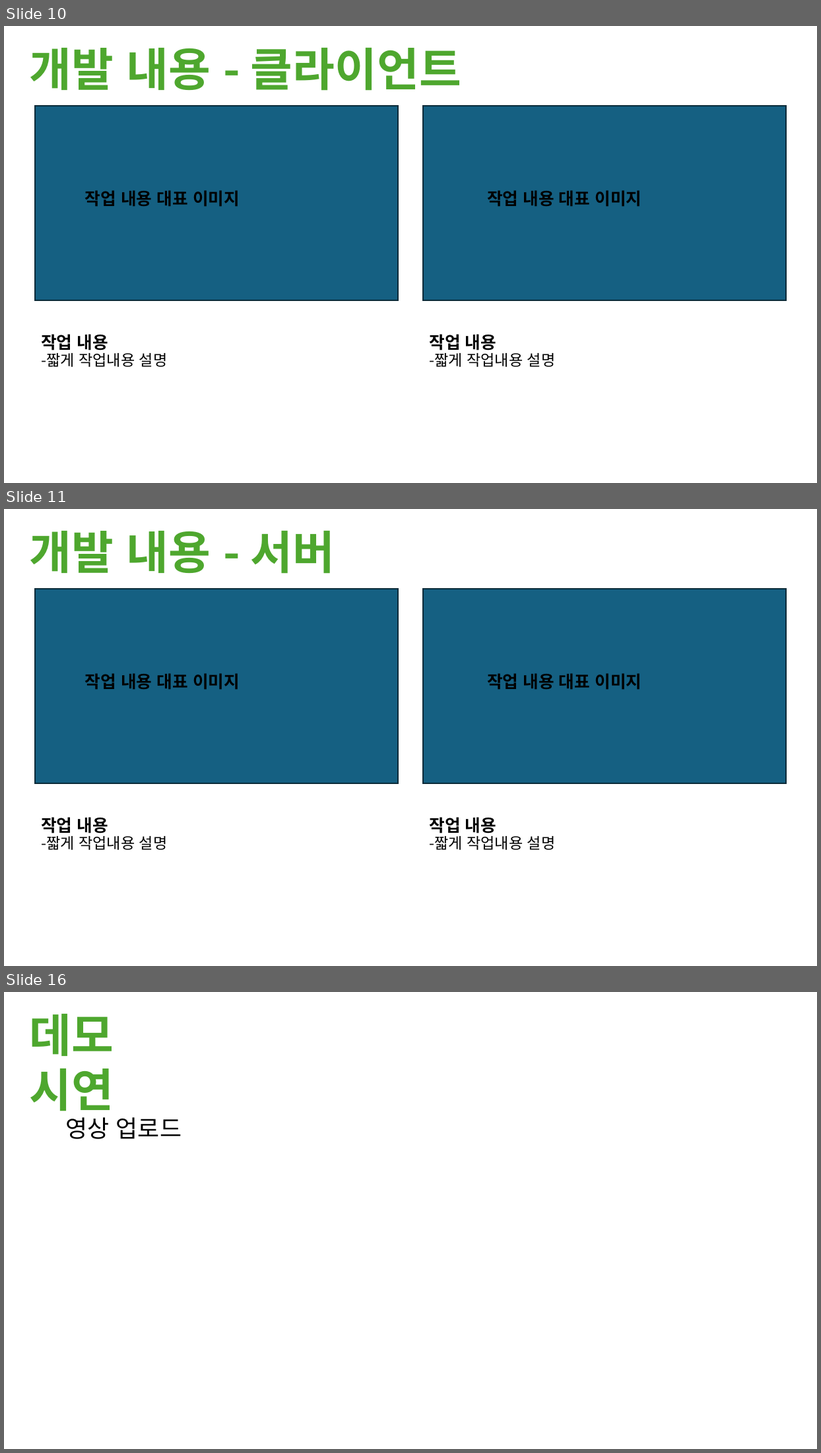
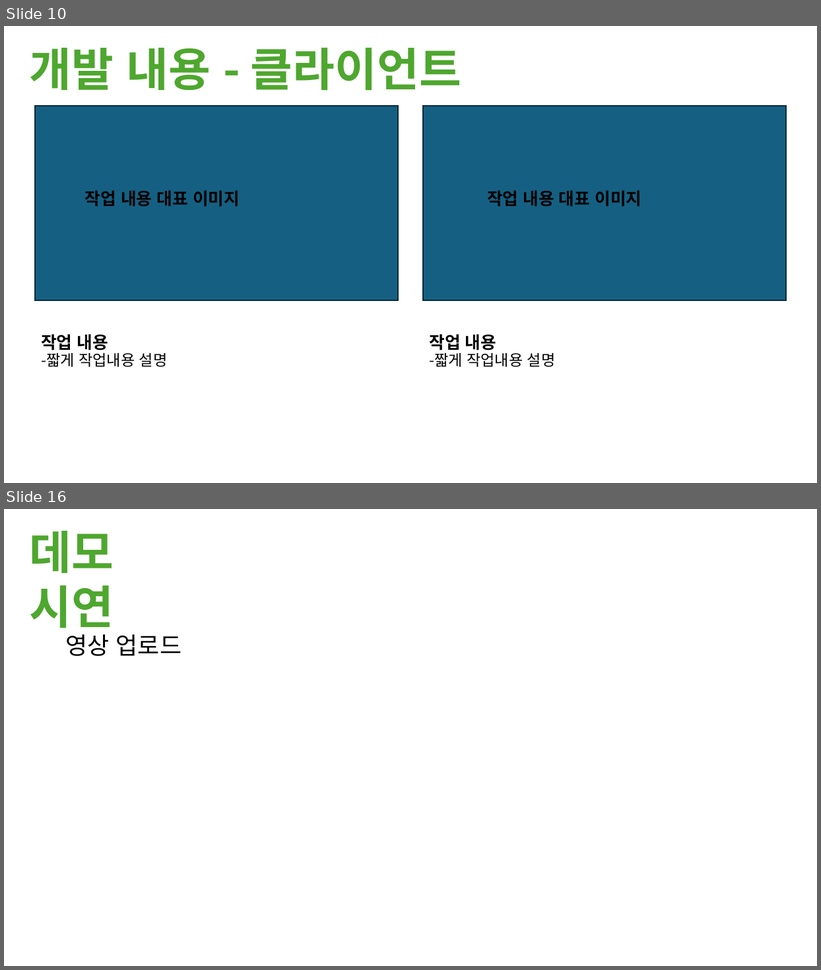
Before and after one commit to M055B411/23TH_TUK_Senior_Project, a slide deck: 제안서/EatUpAll_고윤범_노창현_양재성.pptx. Shown one above the other, each under a label of ours: slides 10, 11 and 16 before the commit, slides 10 and 16 after it; the slides between them are not shown. The pictures are 821x1453 and 821x970 pixels, drawn with LibreOffice and Linux fonts; fonts in the diff are those of the drawing. Boxes give left, top, right and bottom in pixels: in the first picture for what was removed or moved away, otherwise in the second. Text is boxed around its words. In the diff, an @@ line names an element or a change of style, - is before the commit and + after.

```diff
--- a/제안서/EatUpAll_고윤범_노창현_양재성.pptx
+++ b/제안서/EatUpAll_고윤범_노창현_양재성.pptx
@@ slide 11 removed at [4, 509, 817, 966], background #FFFFFF @@
@@ text removed at [30, 531, 335, 574] @@
-개발 내용 - 서버
@@ rectangle removed at [35, 589, 398, 784] @@
@@ rectangle removed at [424, 589, 787, 784] @@
@@ text removed at [85, 673, 240, 690] @@
-작업 내용 대표 이미지
@@ text removed at [487, 673, 642, 690] @@
-작업 내용 대표 이미지
@@ text removed at [41, 817, 168, 850] @@
-작업 내용
--짧게 작업내용 설명
@@ text removed at [429, 817, 556, 850] @@
-작업 내용
--짧게 작업내용 설명
```
Also in this commit, not shown: 9 slides changed, 2 slides added, 1 other slide removed, 3 other files.
